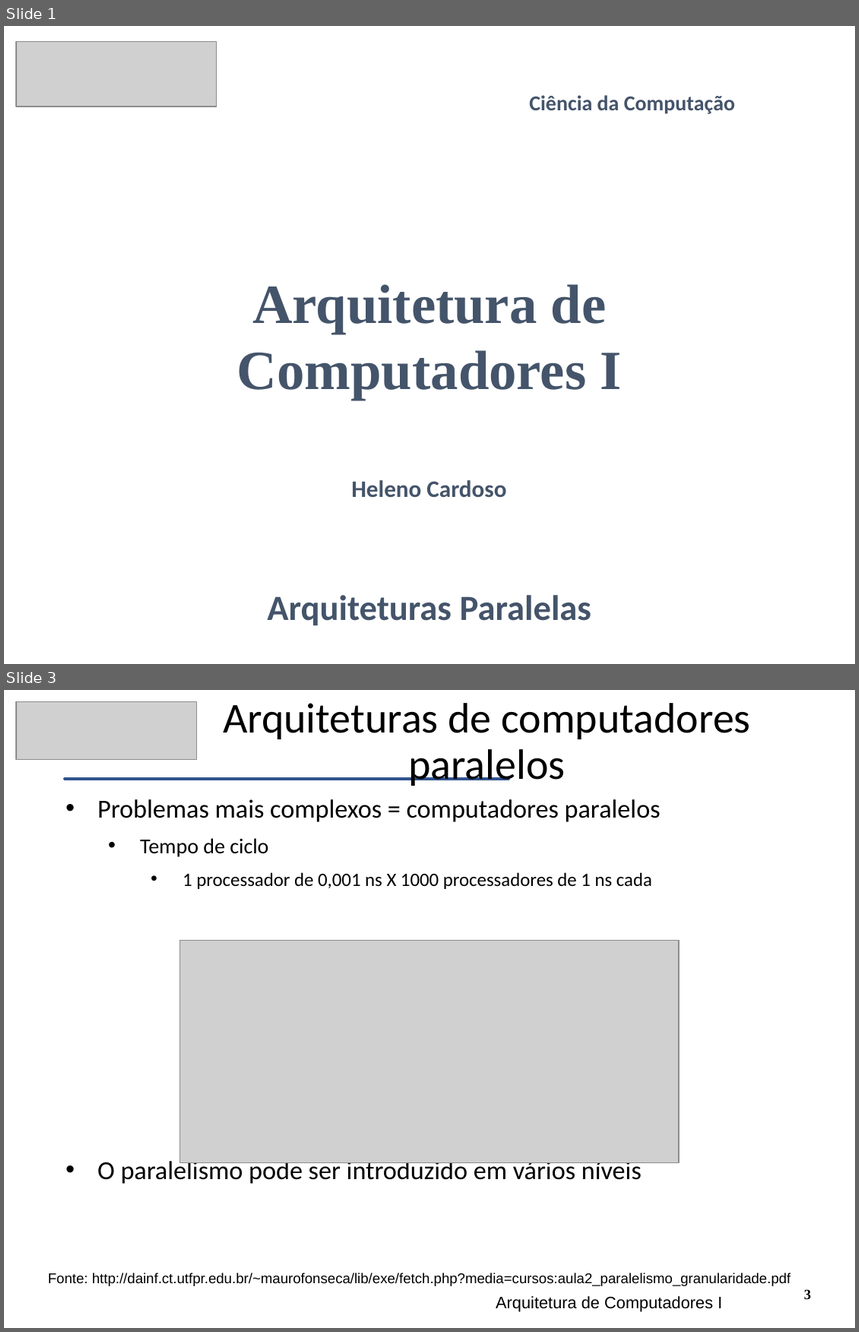
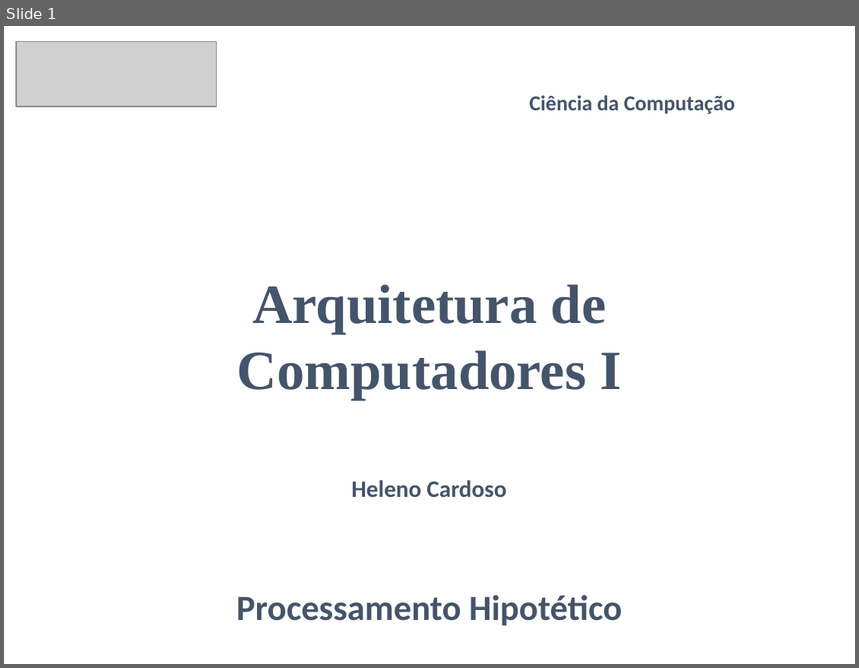
Before and after one commit to CloudEducationBrazil/WydenArquiteturaComputadores, a slide deck: 01 Classes/Aula10 - Arquitetura.pptx. Shown one above the other, each under a label of ours: slides 1 and 3 before the commit, slide 1 after it; the slides between them are not shown. The pictures are 859x1332 and 859x668 pixels, drawn with LibreOffice and Linux fonts; fonts in the diff are those of the drawing; grey boxes stand for pictures. Boxes give left, top, right and bottom in pixels: in the first picture for what was removed or moved away, otherwise in the second. Text is boxed around its words. In the diff, an @@ line names an element or a change of style, - is before the commit and + after.

Commit message:
planejamento das aulas arquit. comp. 23032023

```diff
--- a/01 Classes/Aula10 - Arquitetura.pptx
+++ b/01 Classes/Aula10 - Arquitetura.pptx
@@ slide 3 removed at (4,690,855,1328), background #FFFFFF @@
@@ picture removed at (16,702,196,760) @@
@@ title removed at (223,703,750,786) @@
-Arquiteturas de computadores paralelos
@@ math minus removed at (4,777,590,781) @@
@@ text removed at (97,799,661,1184) @@
-• Problemas mais complexos = computadores paralelos
-  • Tempo de ciclo
-    • 1 processador de 0,001 ns X 1000 processadores de 1 ns cada
-• O paralelismo pode ser introduzido em vários níveis
@@ picture removed at (180,940,679,1163) @@
@@ text removed at (48,1273,791,1287) @@
-Fonte: http://dainf.ct.utfpr.edu.br/~maurofonseca/lib/exe/fetch.php?media=cursos:aula2_paralelismo_granularidade.pdf
@@ text removed at (496,1296,722,1312) @@
-Arquitetura de Computadores I
@@ page number removed at (804,1290,811,1300) @@
-3
@@ slide 1 changed as well @@
@@ text at (237,595,622,626): text changed @@
-Arquiteturas Paralelas
+Processamento Hipotético
```
Also in this commit, not shown: 17 other slides changed, 44 slides added, 20 other slides removed, 12 other files.
